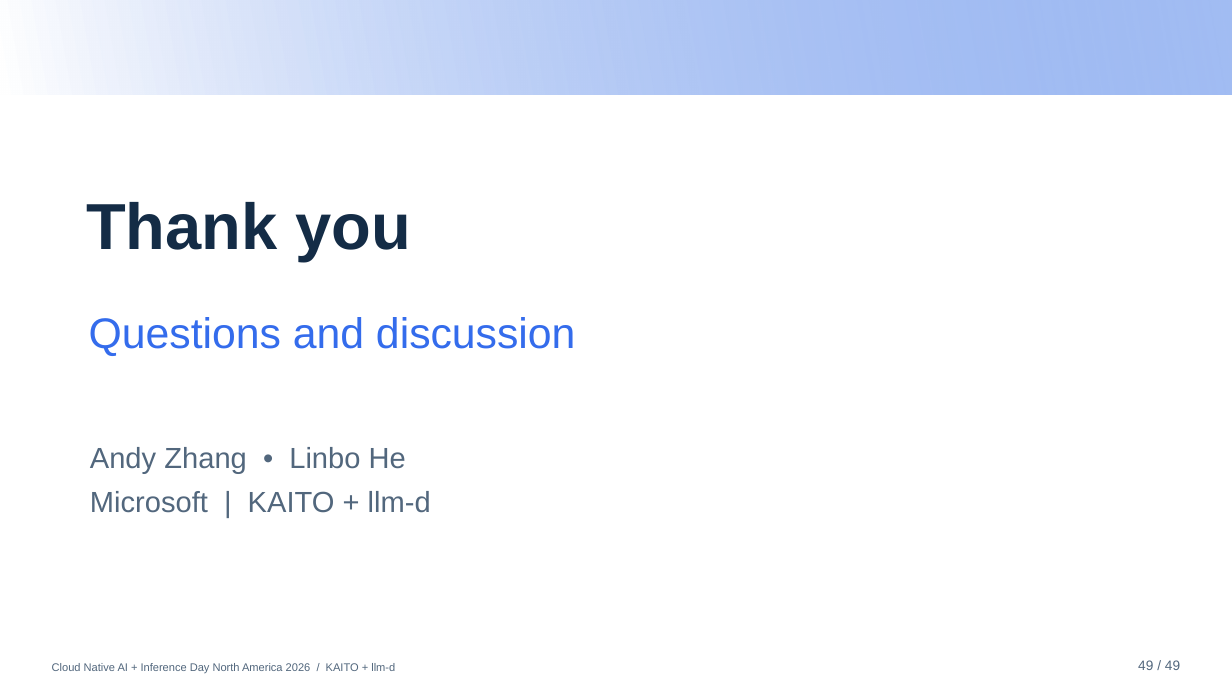
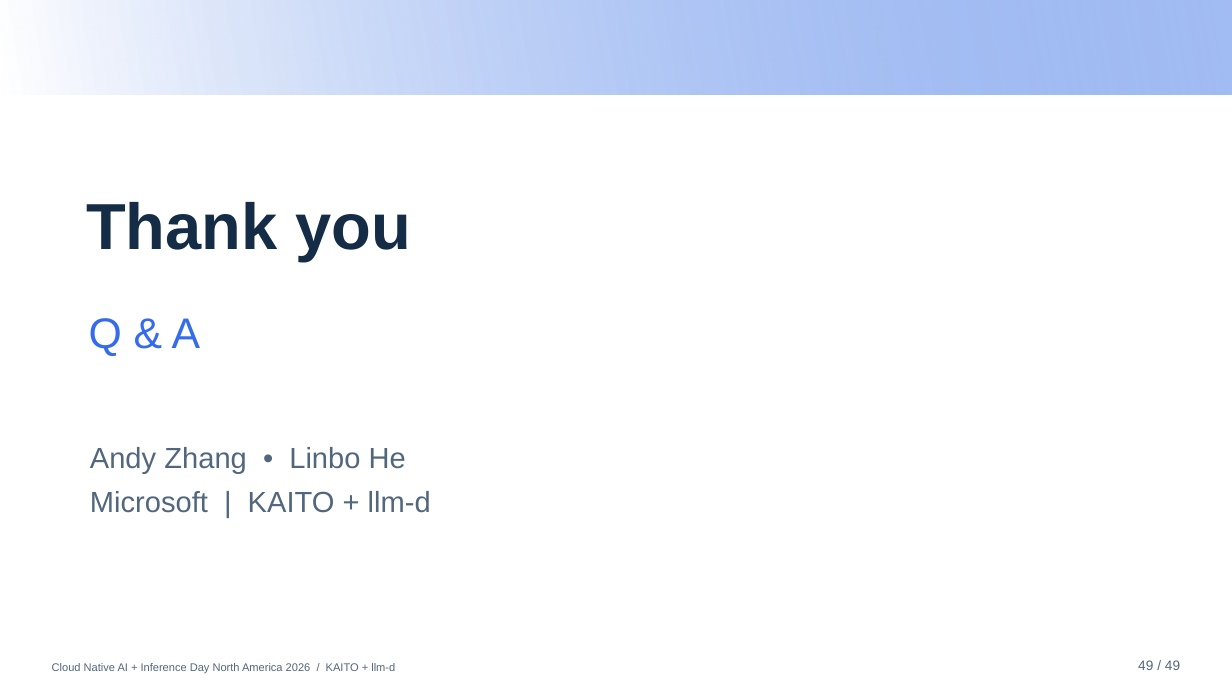
Before and after one commit to andyzhangx/demo, a slide deck: slide 44 of llm/pd-disaggregation/kubecon-na-2026-pd-disaggregation-kaito-llmd.pptx (slide 49 before the commit). Drawn at 1232x693 pixels with LibreOffice and Linux fonts; fonts in the diff are those of the drawing; background and template pictures are left out. Boxes give left, top, right and bottom in pixels: in the first picture for what was removed or moved away, otherwise in the second. Text is boxed around its words. In the diff, an @@ line names an element or a change of style, - is before the commit and + after.

```diff
--- a/llm/pd-disaggregation/kubecon-na-2026-pd-disaggregation-kaito-llmd.pptx
+++ b/llm/pd-disaggregation/kubecon-na-2026-pd-disaggregation-kaito-llmd.pptx
@@ text at (89,318,200,356): text changed @@
-Questions and discussion
+Q & A
```
Also in this commit, not shown: 15 other slides changed, 3 slides added.
